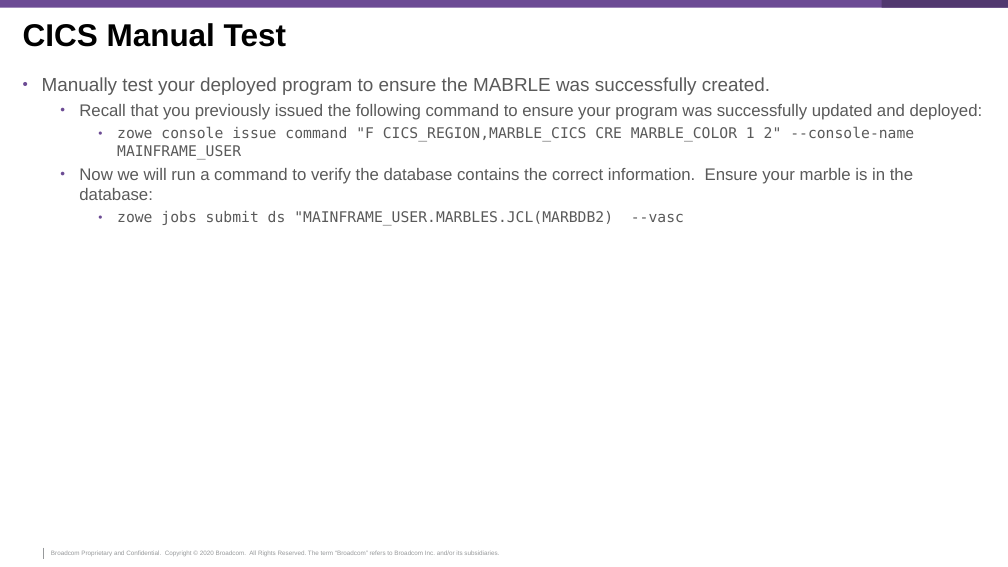
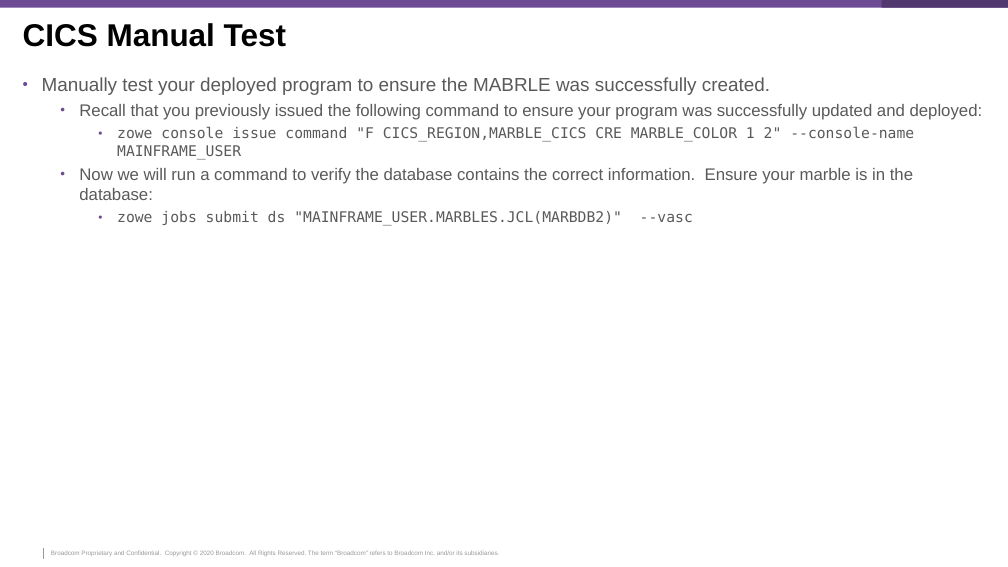
Before and after one commit to McQuitty-Broadcom/Zowe-DevOps-A-01, a slide deck: slide 56 of .workshop/DevOps-Workshop.pptx. Drawn at 1008x567 pixels with LibreOffice and Linux fonts; fonts in the diff are those of the drawing; background and template pictures are left out. Boxes give left, top, right and bottom in pixels: in the first picture for what was removed or moved away, otherwise in the second. Text is boxed around its words. In the diff, an @@ line names an element or a change of style, - is before the commit and + after.

Commit message:
Updating PPT

```diff
--- a/.workshop/DevOps-Workshop.pptx
+++ b/.workshop/DevOps-Workshop.pptx
@@ text at bbox=[117, 211, 693, 226]: text changed @@
-    • zowe jobs submit ds "MAINFRAME_USER.MARBLES.JCL(MARBDB2) --vasc
+    • zowe jobs submit ds "MAINFRAME_USER.MARBLES.JCL(MARBDB2)" --vasc
```
